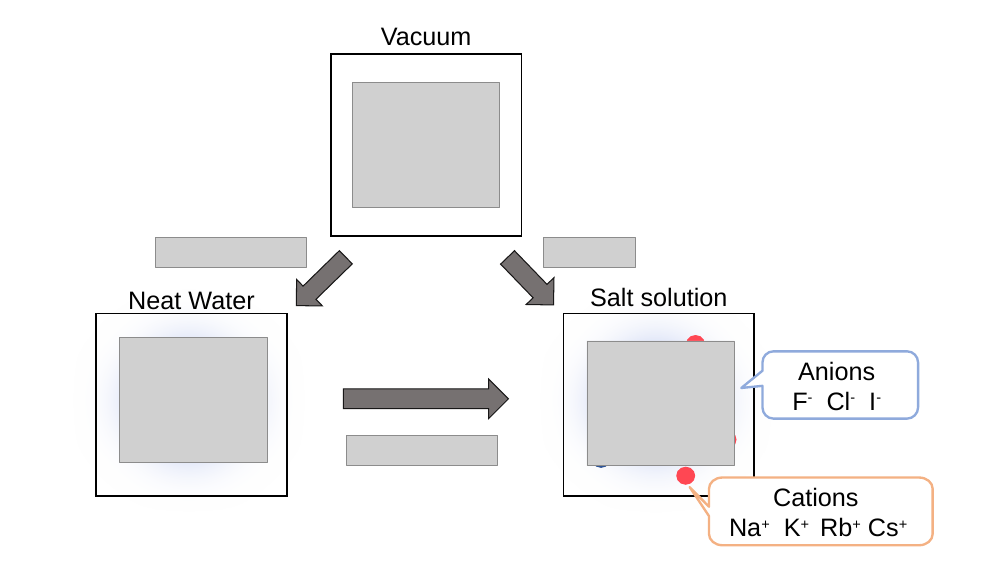
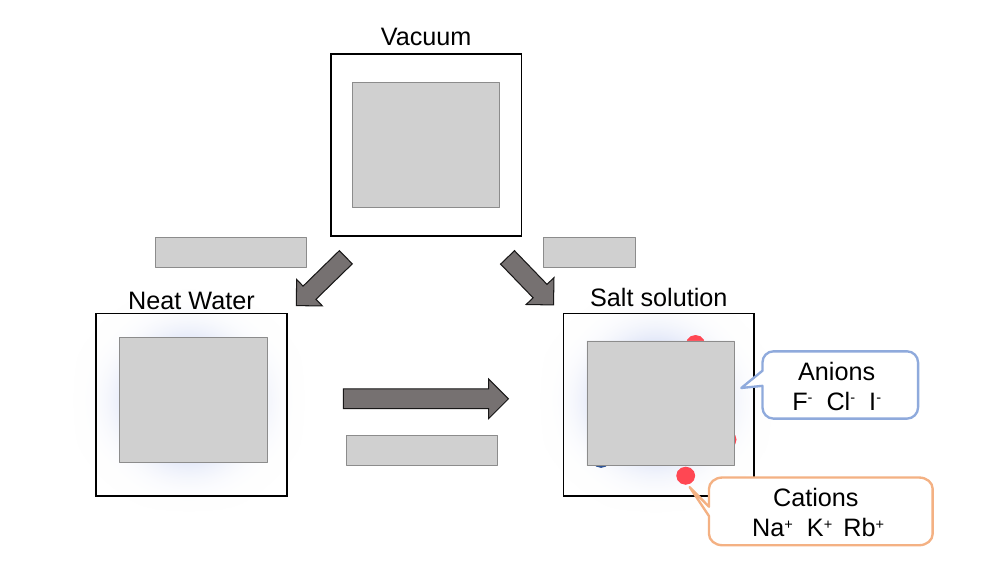
Before and after one commit to SHervoe-Hansen/SI-Cavity-Formation, a slide deck: slide 1 of Figures/Fig1.pptx. Drawn at 1008x567 pixels with LibreOffice and Linux fonts; fonts in the diff are those of the drawing; grey boxes stand for pictures. Boxes give left, top, right and bottom in pixels: in the first picture for what was removed or moved away, otherwise in the second. Text is boxed around its words. In the diff, an @@ line names an element or a change of style, - is before the commit and + after.

```diff
--- a/Figures/Fig1.pptx
+++ b/Figures/Fig1.pptx
@@ text in freeform shape at bbox=[752, 517, 875, 537]: text changed @@
-Na+ K+ Rb+ Cs+
+Na+ K+ Rb+
```
Also in this commit, not shown: 1 other file.
